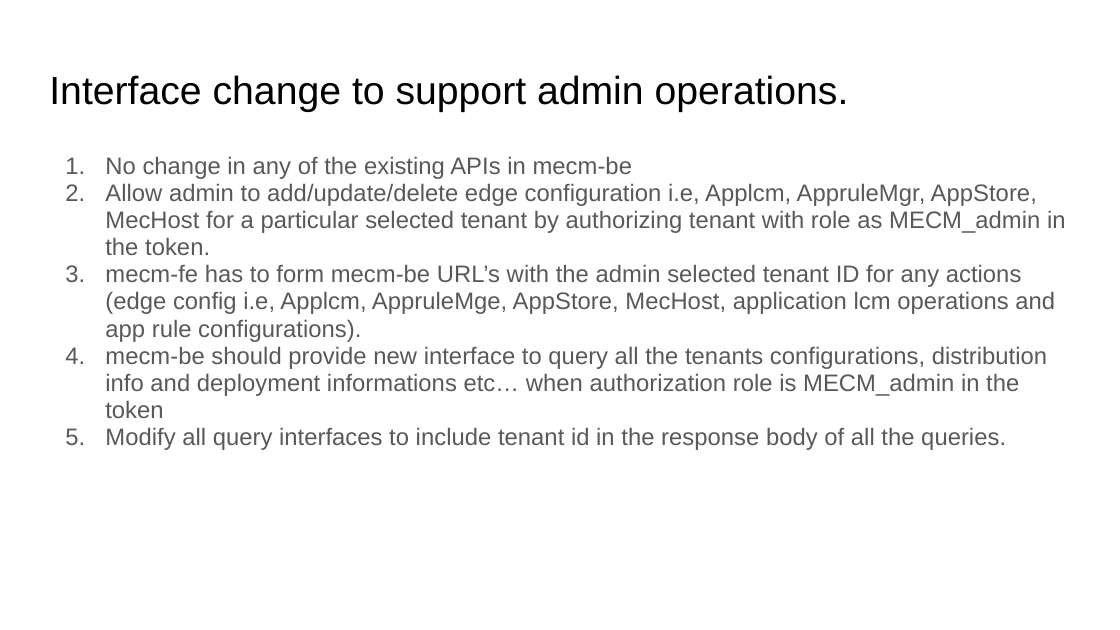
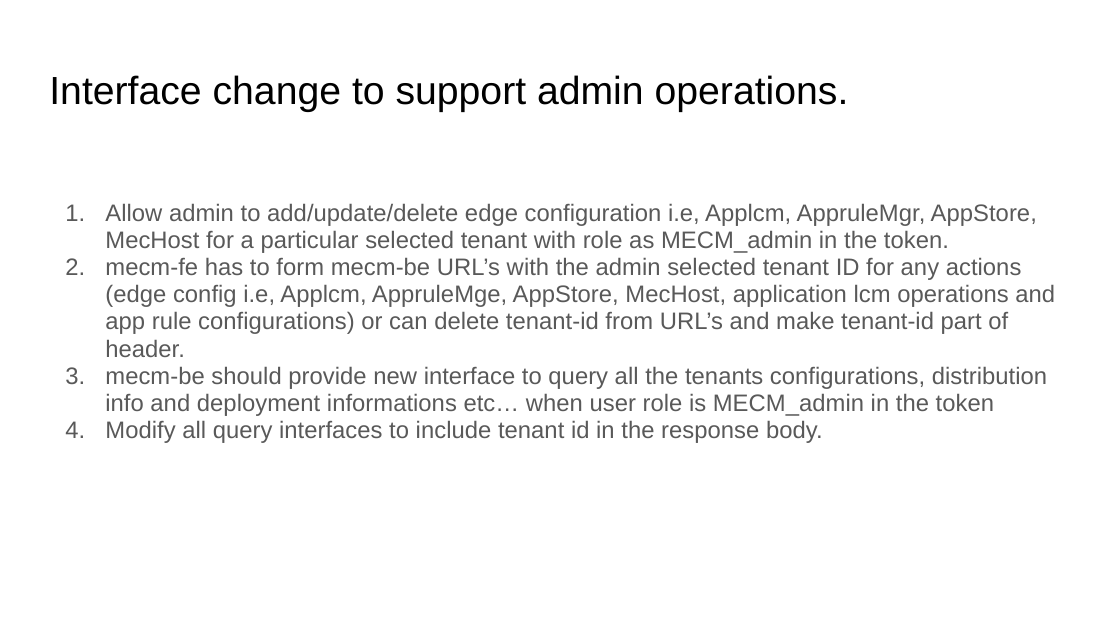
Before and after one commit to EdgeGallery/community, a slide deck: slide 9 of MECM PT/Release V1.1/MECM admin role support.pptx (slide 8 before the commit). Drawn at 1120x630 pixels with LibreOffice and Linux fonts; fonts in the diff are those of the drawing. Boxes give left, top, right and bottom in pixels: in the first picture for what was removed or moved away, otherwise in the second. Text is boxed around its words. In the diff, an @@ line names an element or a change of style, - is before the commit and + after.

Commit message:
mecm admin role support

```diff
--- a/MECM PT/Release V1.1/MECM admin role support.pptx
+++ b/MECM PT/Release V1.1/MECM admin role support.pptx
@@ text at box(105, 203, 1055, 443): text changed @@
-1. No change in any of the existing APIs in mecm-be
-2. Allow admin to add/update/delete edge configuration i.e, Applcm, AppruleMgr, AppStore, MecHost for a particular selected tenant by authorizing tenant with role as MECM_admin in the token.
-3. mecm-fe has to form mecm-be URL’s with the admin selected tenant ID for any actions (edge config i.e, Applcm, AppruleMge, AppStore, MecHost, application lcm operations and app rule configurations).
-4. mecm-be should provide new interface to query all the tenants configurations, distribution info and deployment informations etc… when authorization role is MECM_admin in the token
-5. Modify all query interfaces to include tenant id in the response body of all the queries.
+1. Allow admin to add/update/delete edge configuration i.e, Applcm, AppruleMgr, AppStore, MecHost for a particular selected tenant with role as MECM_admin in the token.
+2. mecm-fe has to form mecm-be URL’s with the admin selected tenant ID for any actions (edge config i.e, Applcm, AppruleMge, AppStore, MecHost, application lcm operations and app rule configurations) or can delete tenant-id from URL’s and make tenant-id part of header.
+3. mecm-be should provide new interface to query all the tenants configurations, distribution info and deployment informations etc… when user role is MECM_admin in the token
+4. Modify all query interfaces to include tenant id in the response body.
```
Also in this commit, not shown: 5 other slides changed, 2 slides added.
